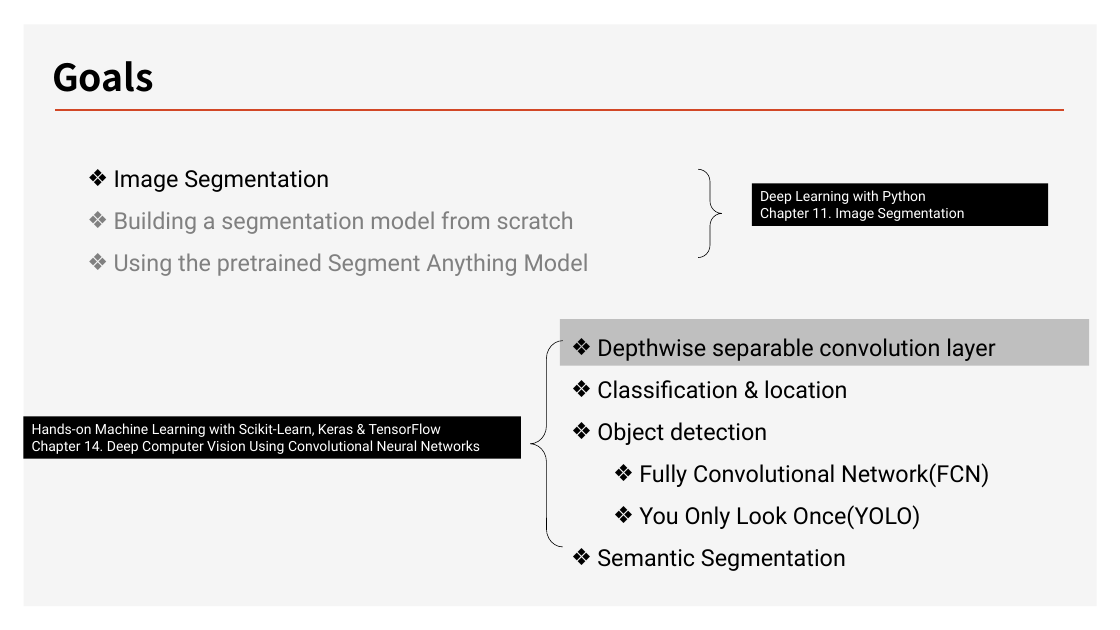
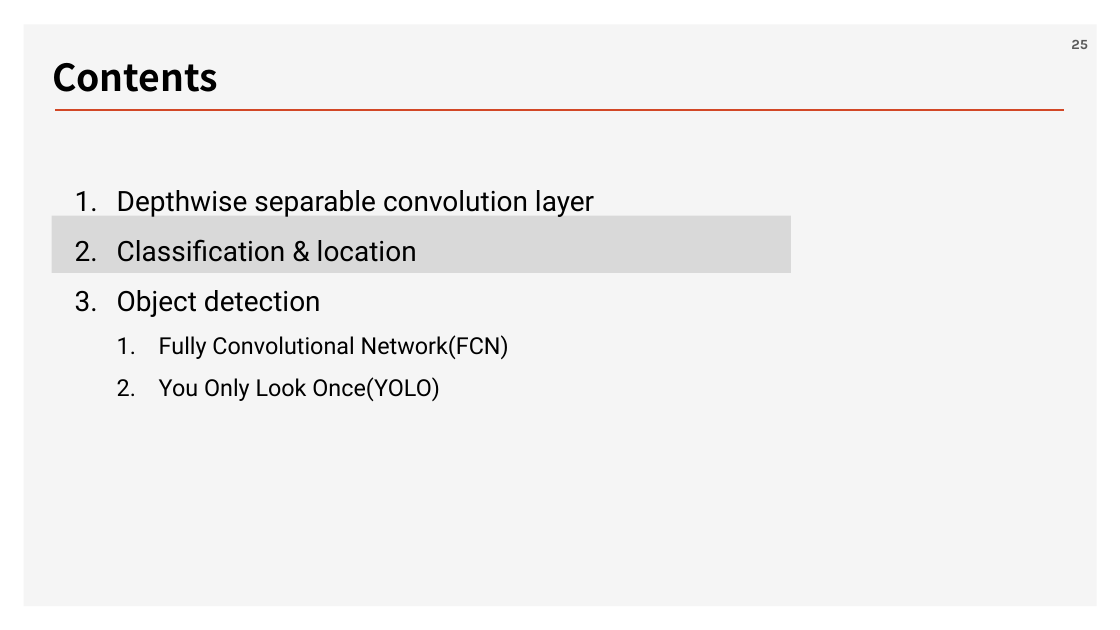
Before and after one commit to ancestor9/2026_Fall_Deep-Learning-with-Python, a slide deck: slide 25 of Chapter 11 Image segmentation.pptx (slide 19 before the commit). Drawn at 1120x630 pixels with LibreOffice and Linux fonts; fonts in the diff are those of the drawing; background and template pictures are left out. Boxes give left, top, right and bottom in pixels: in the first picture for what was removed or moved away, otherwise in the second. Text is boxed around its words. In the diff, an @@ line names an element or a change of style, - is before the commit and + after.

```diff
--- a/Chapter 11 Image segmentation.pptx
+++ b/Chapter 11 Image segmentation.pptx
@@ page number added at box(1071, 40, 1088, 49), 12 pt, text #595959, bold @@
+25
@@ text at box(52, 63, 218, 92): text changed @@
-Goals
+Contents
@@ text "Depthwise separable convolution layer": place and size @@
-text "Depthwise separable convolution layer" at box(597, 338, 995, 571)
+text "Depthwise separable convolution layer" at box(117, 190, 594, 401)
@@ text "Depthwise separable convolution layer" at box(117, 190, 594, 401): size 20 to 24 pt in "Depthwise separable convolution layer", "Classification & location", "Object detection"; alignment justified to left; bullet ❖ to 1. @@
@@ text removed at box(114, 170, 589, 276) @@
-❖ Image Segmentation
-❖ Building a segmentation model from scratch
-❖ Using the pretrained Segment Anything Model
@@ right brace removed at box(698, 170, 722, 258) @@
@@ rectangle removed at box(752, 183, 1049, 225) @@
-Deep Learning with Python
-Chapter 11. Image Segmentation
@@ rectangle added at box(51, 216, 791, 273), fill #D9D9D9 @@
@@ rectangle removed at box(560, 319, 1090, 365) @@
@@ left brace removed at box(530, 341, 563, 548) @@
@@ rectangle removed at box(24, 417, 521, 459) @@
-Hands-on Machine Learning with Scikit-Learn, Keras & TensorFlow
-Chapter 14. Deep Computer Vision Using Convolutional Neural Networks
@@ text at box(597, 549, 846, 571): paragraph removed @@
-❖ Semantic Segmentation
```
Also in this commit, not shown: 19 other slides changed, 4 slides added, 3 slides removed.
